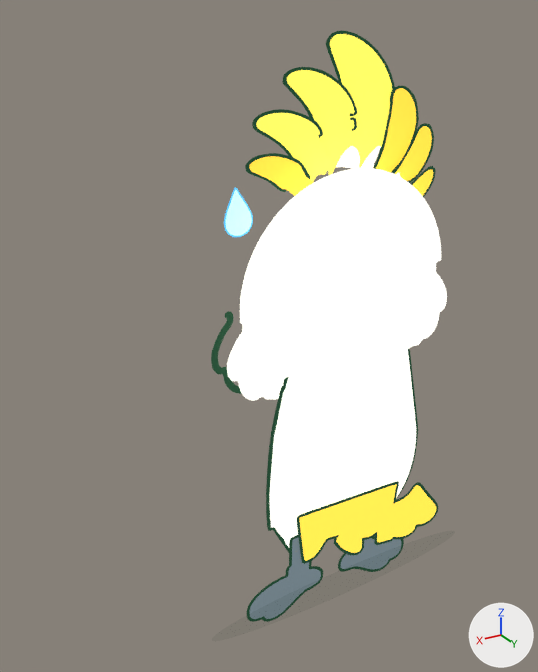
The Blender file design/rig/blender/kakadu.blend as it was, and as the next commit left it.
One viewpoint serves both versions: a camera (50 mm lens) standing at (1.53, 1.94, 2.14) and looking at (0.23, -0.23, 1.06). Arrows for +X, +Y and +Z are at lower right; the lights stay in place. The picture after the commit comes second. Both versions are drawn at frame 0 of the action 'oops'; the numbers are the values there.

In view in the first picture: 'body_on', 'crest1_on', 'crest2_on', 'crest3_on', 'crest4_on', 'crest5_on', 'crest6_on', 'head_on', 'legL_stand', 'shadow_on', 'sweat_drop', 'tail_fan' and 4 more.
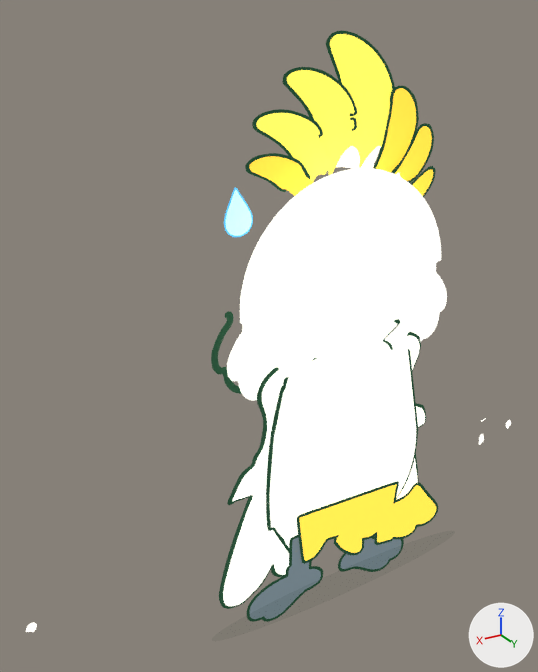
Location of each change, [x1, y1, x2, y2] in pixels of the pictures (538 x 672 px):
'wingL_spread', posed (not visible before): after [26, 319, 400, 632]
'wingR_spread', posed (not visible before): after [312, 332, 511, 500]

What changed in the scene script:
```text
Change bone_show_wingl_folded:
    where bone_show_wingl_folded = bpy.data.objects['Kakadu rig'].pose.bones['show_wingL_folded']  # child of 'wingL'
    bone_show_wingl_folded.scale: (1.0, 1.0, 1.0) -> (0.0, 0.0, 0.0)
Change bone_show_wingl_spread:
    where bone_show_wingl_spread = bpy.data.objects['Kakadu rig'].pose.bones['show_wingL_spread']  # child of 'wingL'
    bone_show_wingl_spread.scale: (0.0, 0.0, 0.0) -> (1.0, 1.0, 1.0)
Change bone_show_wingr_folded:
    where bone_show_wingr_folded = bpy.data.objects['Kakadu rig'].pose.bones['show_wingR_folded']  # child of 'wingR'
    bone_show_wingr_folded.scale: (1.0, 1.0, 1.0) -> (0.0, 0.0, 0.0)
Change bone_show_wingr_spread:
    where bone_show_wingr_spread = bpy.data.objects['Kakadu rig'].pose.bones['show_wingR_spread']  # child of 'wingR'
    bone_show_wingr_spread.scale: (0.0, 0.0, 0.0) -> (1.0, 1.0, 1.0)
```
